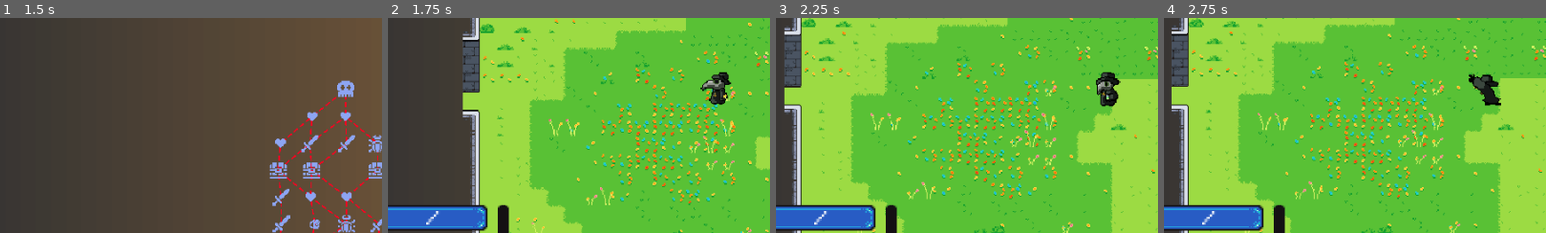
Above: before the commit, frames 1-4 (left to right).
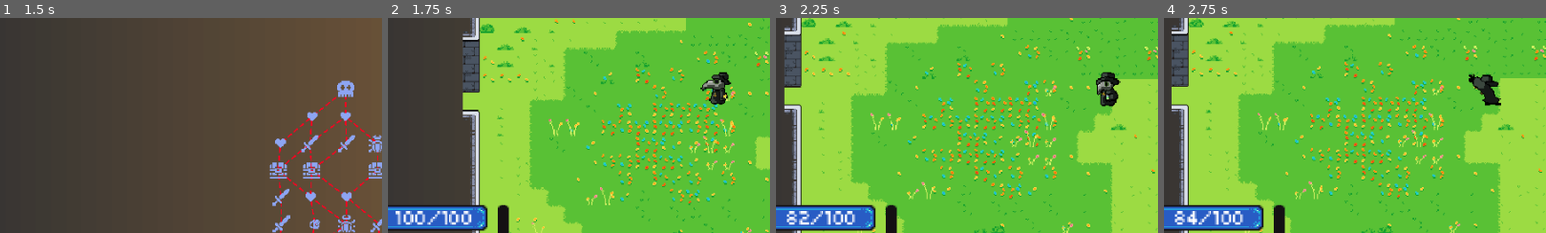
Above: after the commit, the same moments.

Repository: JohnHuber99/Black-Tower
Game: Godot game, scene res://Main_Menu/Main_Menu.tscn
Two runs of this game, one before a commit and one after it. Both use one fixed random seed, a clock stepped at 60 frames per second and the inputs below.
Inputs (mouse positions are % of the whole screen's width and height, from its top left):
- Up to frame 1 (1.5 s): click "Play Game" at 0.5 s; move the mouse to (48, 94) at 1.27 s; press the mouse at (48, 94) at 1.28 s; hold D (right) from 1.28 s (still down)
- Up to frame 2 (1.75 s): keep holding D (right); tap E (spell) at 1.55 s
- Up to frame 3 (2.25 s): move the mouse to (30, 55) at 2.02 s; release D (right) at 2.03 s; release the mouse at (30, 55) at 2.03 s; hold S (down) from 2.03 s (still down); tap E (spell) at 2.1 s
- Up to frame 4 (2.75 s): keep holding S (down); click (30, 55) at 2.3 s
The pictures show only the part of the screen within x 7-57%, y 33-83%; the shares and areas given below are measured in that part.

Frame 1 is identical in both runs. In frame 2, 0.8% of the frame differs, in the area x 2-22%, y 89-97%; in frame 3, 0.7%; in frame 4, 0.7%.

Commit message:
Mana implementation

Diff:
--- /dev/null
+++ b/Mana_Component/Mana Component.tscn
@@ -0,0 +1,6 @@
+[gd_scene load_steps=2 format=3 uid="uid://cmfy8u2a3sgcm"]
+
+[ext_resource type="Script" uid="uid://iqni56h6op2t" path="res://Mana_Component/mana_component.gd" id="1_siavr"]
+
+[node name="Mana Component" type="Node2D"]
+script = ExtResource("1_siavr")
--- /dev/null
+++ b/Mana_Component/mana_component.gd
@@ -0,0 +1,44 @@
+extends Node
+
+const Mana_Base = 100
+const Mana_maxBar = 100
+
+var currentMana_Bar = Mana_Base
+var regeneration_Bar = 4
+const Plague_Grenade_Cost = 18
+const Smelling_Salts_cost = 20
+const heavy_attack_cost = 20
+
+signal manabar_signal
+
+func _process(delta):
+	manaRegenerate_Time(delta)
+	manabar_signal.emit()
+
+
+func manaRegenerate_Time(delta):
+	if currentMana_Bar < Mana_maxBar:
+		currentMana_Bar += regeneration_Bar * delta
+		currentMana_Bar = clamp(currentMana_Bar, 0, Mana_maxBar)
+
+
+func plague_grenade():
+	if currentMana_Bar >= Plague_Grenade_Cost:
+		currentMana_Bar -= Plague_Grenade_Cost
+		return true
+	else:
+		return false
+
+func smelling_salts():
+	if currentMana_Bar >= Smelling_Salts_cost:
+		currentMana_Bar -= Smelling_Salts_cost
+		return true
+	else:
+		return false
+
+func heavy_attack():
+	if currentMana_Bar >= heavy_attack_cost:
+		currentMana_Bar -= heavy_attack_cost
+		return true
+	else:
+		return false
--- a/Player/Player_Scripts/player.gd
+++ b/Player/Player_Scripts/player.gd
@@ -17,6 +17,7 @@
 @onready var death_label = $"CanvasLayer/DeathLabel"
 @onready var sprite = $PlayerSprite
 @onready var health = $"Health Component"
+@onready var mana = $"Mana Component"
 @onready var ui = $Camera2D/Ui
 const GRENADE = preload("res://Spells/Plague Grenade/grenade2.tscn")
 const KNIFE = preload("res://PD Basic Attack/knife.tscn")
@@ -77,10 +78,10 @@
 		can_move = false
 
 		# Play casting animation based on spell
-		if (spells[current_spell_index] == "grenade" and can_cast[current_spell_index]):
+		if (spells[current_spell_index] == "grenade" and can_cast[current_spell_index] and mana.plague_grenade()):
 			cooldown_spell(current_spell_index)
 			await grenade_animation()
-		elif (spells[current_spell_index] == "smelling_salts" and can_cast[current_spell_index]):
+		elif (spells[current_spell_index] == "smelling_salts" and can_cast[current_spell_index] and mana.smelling_salts()):
 			cooldown_spell(current_spell_index)
 			await smelling_salts_animation()
 
@@ -100,7 +101,7 @@
 		await attack_animation()
 
 		# If still held down, start heavy
-		if attack_held_down:
+		if attack_held_down and mana.heavy_attack():
 			await heavy_animation()
 
 		# Casting animations finished
@@ -291,3 +292,10 @@
 	sprite.play("death")
 	death_label.parse_bbcode("[center][color=red]You Died![/color]\nPress [color=yellow]'R'[/color] to Restart[/center]")
 	death_label.visible = true  # Show the message
+
+func _on_mana_component_manabar_signal() -> void:
+	ui.set_mana(mana.currentMana_Bar, mana.Mana_maxBar)
+
+	var FlashDecision = mana.currentMana_Bar < mana.Plague_Grenade_Cost or mana.currentMana_Bar < mana.Smelling_Salts_cost
+	if FlashDecision:
+		ui.flash_mana()
--- a/Player/player.tscn
+++ b/Player/player.tscn
@@ -13,6 +13,7 @@
 [ext_resource type="PackedScene" uid="uid://ooqf0bpcg3ow" path="res://UI/ui.tscn" id="11_gpjlu"]
 [ext_resource type="PackedScene" uid="uid://bwicqk1gug5b" path="res://Health_Component/Health Component.tscn" id="12_8mwp6"]
 [ext_resource type="FontFile" uid="uid://vx8hmoh8k8op" path="res://04B_03__.TTF" id="13_qemgg"]
+[ext_resource type="PackedScene" uid="uid://cmfy8u2a3sgcm" path="res://Mana_Component/Mana Component.tscn" id="14_gu6f8"]
 
 [sub_resource type="CapsuleShape2D" id="CapsuleShape2D_tx1dd"]
 radius = 9.0
@@ -748,5 +749,8 @@
 scroll_active = false
 autowrap_mode = 0
 
+[node name="Mana Component" parent="." instance=ExtResource("14_gu6f8")]
+
 [connection signal="destroyed" from="Health Component" to="." method="_on_health_component_destroyed"]
 [connection signal="health_change" from="Health Component" to="." method="_on_health_component_health_change"]
+[connection signal="manabar_signal" from="Mana Component" to="." method="_on_mana_component_manabar_signal"]
--- a/UI/ui.gd
+++ b/UI/ui.gd
@@ -14,6 +14,8 @@
 @onready var spell1 = $SpellSlot1/Spell1
 @onready var selector = $SpellSelector
 
+var isManaFlashing = false
+
 func _flash(node):
 	for i in range(flash_amount):
 		node.modulate = Color(10, 10, 10, 10)
@@ -27,11 +29,11 @@
 	slot1.play("ready")
 
 func set_health(current, max):
-	health.text = str(current, "/", max)
+	health.text = str(int(current), "/", int(max))
 	_flash(health_bar)
 
 func set_mana(current, max):
-	mana.text = str(current, "/", max)
+	mana.text = str(int(current), "/", int(max))
 
 func set_spell_0(spell):
 	spell0.play(spell)
@@ -56,3 +58,9 @@
 		selector.position = slot0.position
 	if slot == 1:
 		selector.position = slot1.position
+
+func flash_mana():
+	if !isManaFlashing:
+		isManaFlashing = true
+		await _flash(mana_bar)
+		isManaFlashing = false
Not shown, added: Mana_Component/mana_component.gd.uid
Not shown: 1 places in Player/player.tscn that only renumber resources
